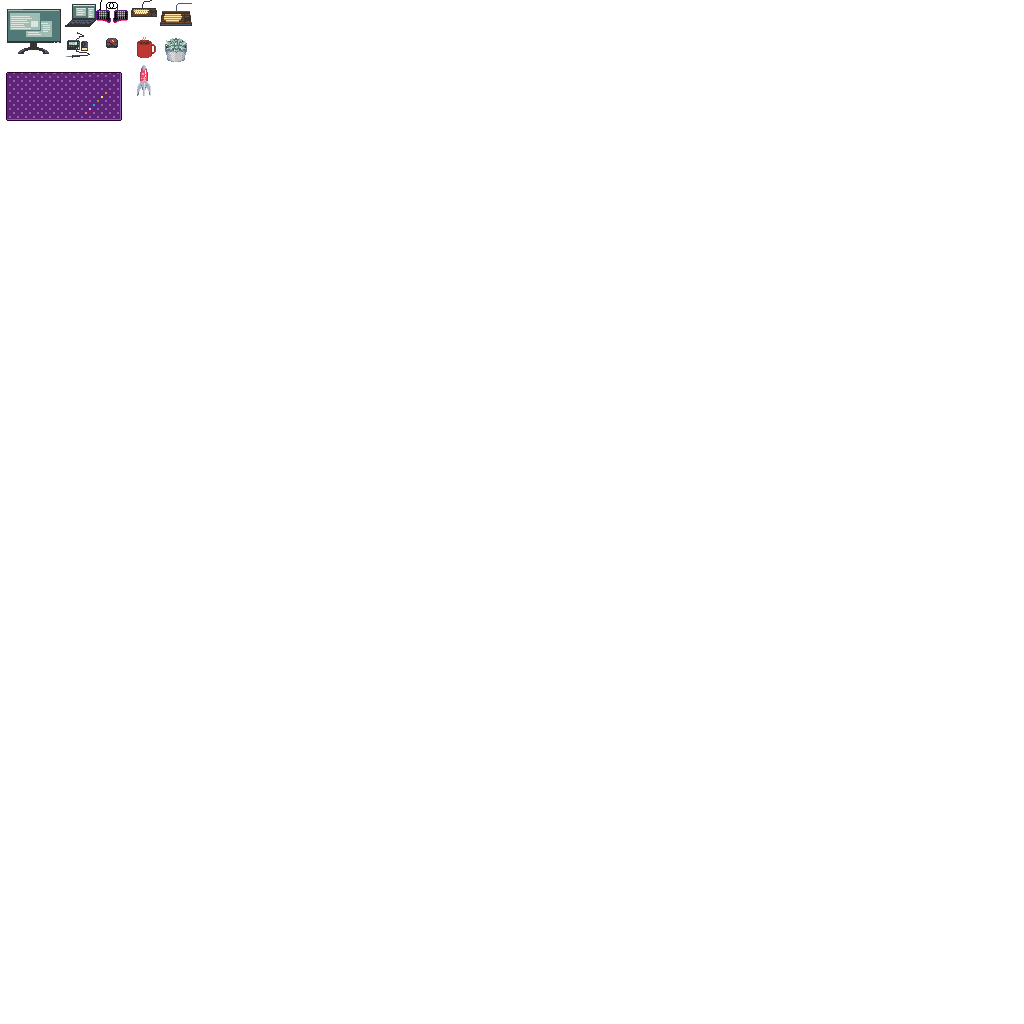
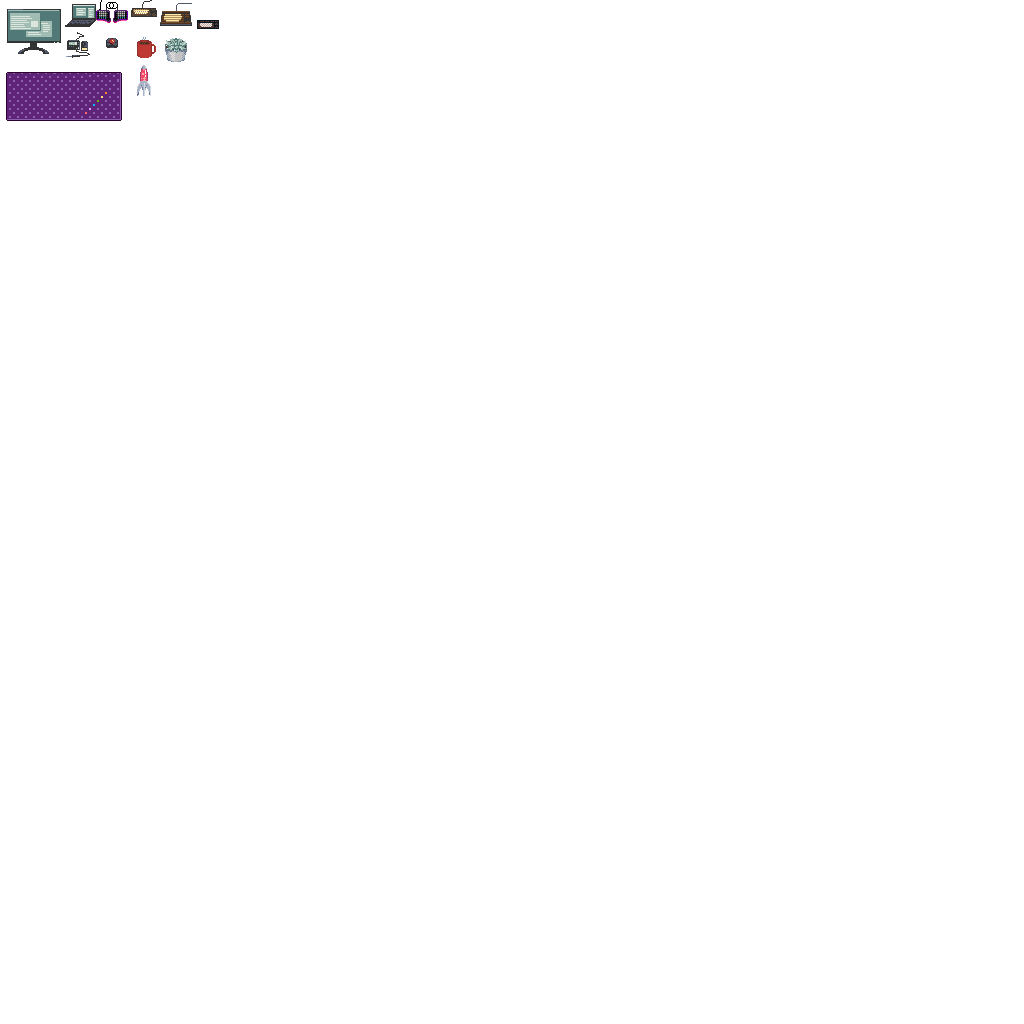
Layers edited between the first and the second 1024px x 1024px image:
painted on "cup" over [197, 20, 219, 29]
added layer "filco 3" above "lava lamp" over [197, 20, 219, 29]
painted on "filco 2" over [197, 20, 219, 29]
painted on "trackball" over [197, 20, 219, 29]
painted on "deskmat" over [197, 20, 219, 29]
painted on "soldering iron" over [197, 20, 219, 29]
painted on "notebook" over [197, 20, 219, 29]
painted on "succulent" over [197, 20, 219, 29]
